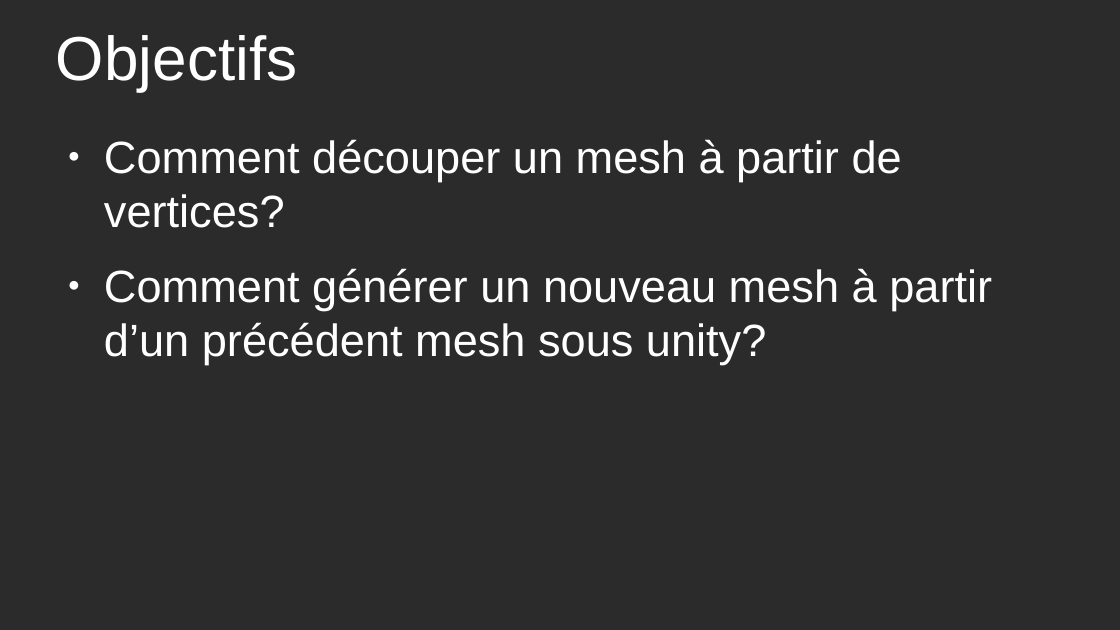
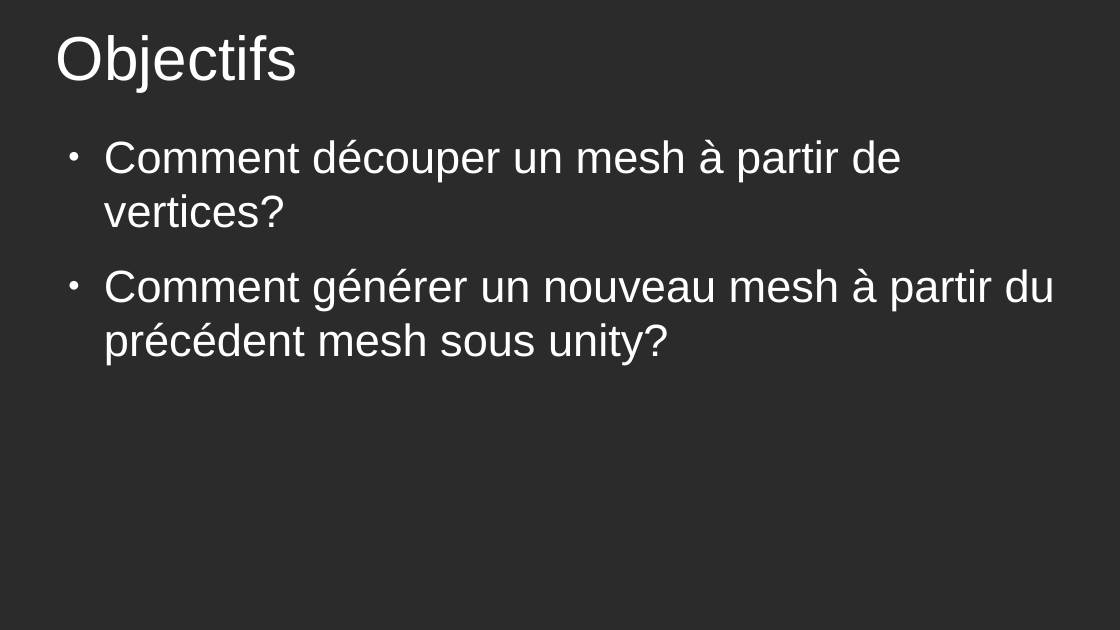
Before and after one commit to Louis1351/Cutting-Tool-Mesh-Unity, a slide deck: slide 2 of DOC/Mesh_Cutter_Tool.odp. Drawn at 1120x630 pixels with LibreOffice and Linux fonts; fonts in the diff are those of the drawing; background and template pictures are left out; a plain dark background stands for a picture behind light text. Boxes give left, top, right and bottom in pixels: in the first picture for what was removed or moved away, otherwise in the second. Text is boxed around its words. In the diff, an @@ line names an element or a change of style, - is before the commit and + after.

```diff
--- a/DOC/Mesh_Cutter_Tool.odp
+++ b/DOC/Mesh_Cutter_Tool.odp
@@ text at [104,268,1055,364]: text changed @@
-● Comment générer un nouveau mesh à partir d’un précédent mesh sous unity?
+● Comment générer un nouveau mesh à partir du précédent mesh sous unity?
```
Also in this commit, not shown: 4 other slides changed.
